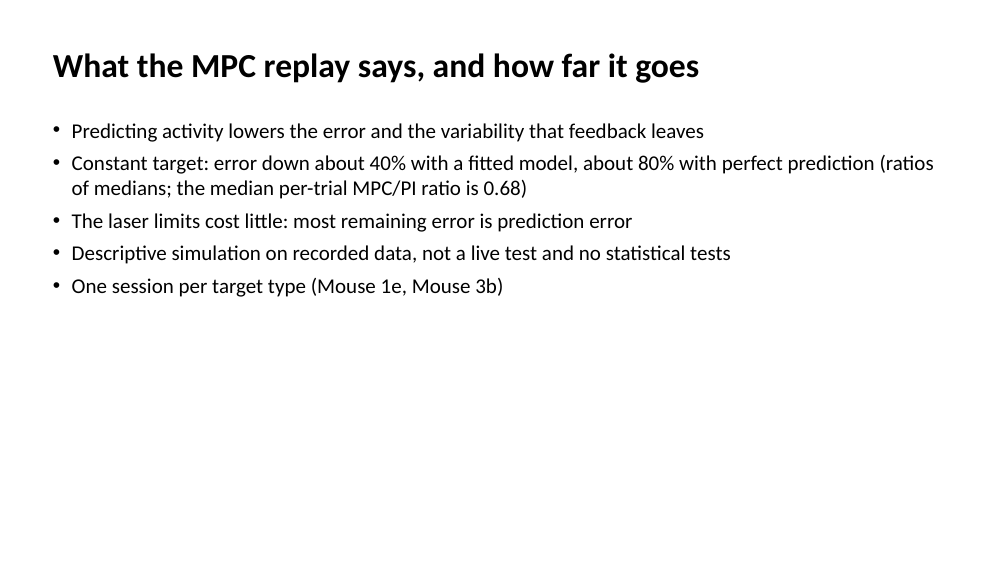
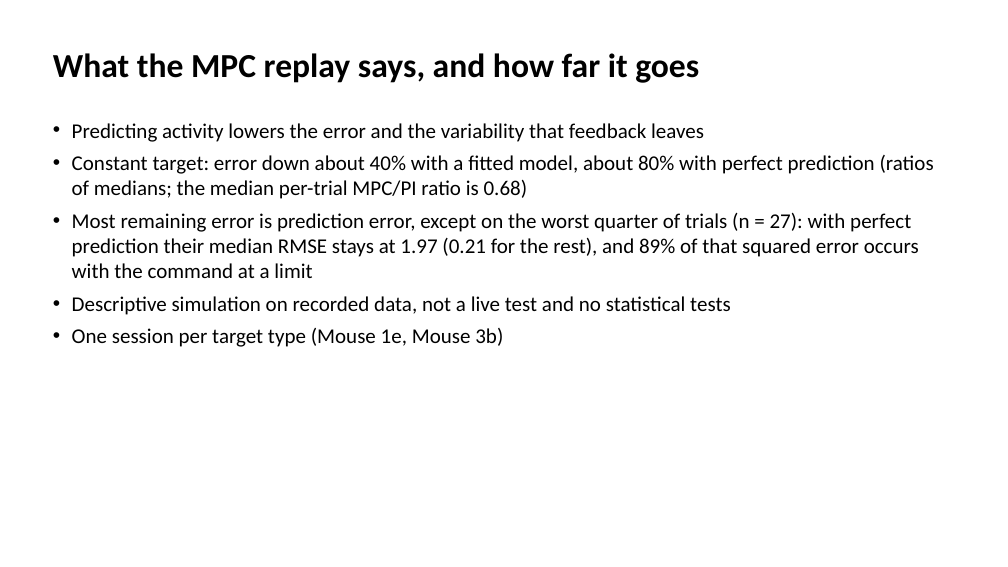
Before and after one commit to smartadi/tpgdar, a slide deck: slide 5 of GDAR-TP_MPC_and_TP-GDAR.pptx. Drawn at 1008x567 pixels with LibreOffice and Linux fonts; fonts in the diff are those of the drawing. Boxes give left, top, right and bottom in pixels: in the first picture for what was removed or moved away, otherwise in the second. Text is boxed around its words. In the diff, an @@ line names an element or a change of style, - is before the commit and + after.

```diff
--- a/GDAR-TP_MPC_and_TP-GDAR.pptx
+++ b/GDAR-TP_MPC_and_TP-GDAR.pptx
@@ text at box(72, 213, 919, 278): text changed @@
-• The laser limits cost little: most remaining error is prediction error
+• Most remaining error is prediction error, except on the worst quarter of trials (n = 27): with perfect prediction their median RMSE stays at 1.97 (0.21 for the rest), and 89% of that squared error occurs with the command at a limit
```
Also in this commit, not shown: 2 other files.
